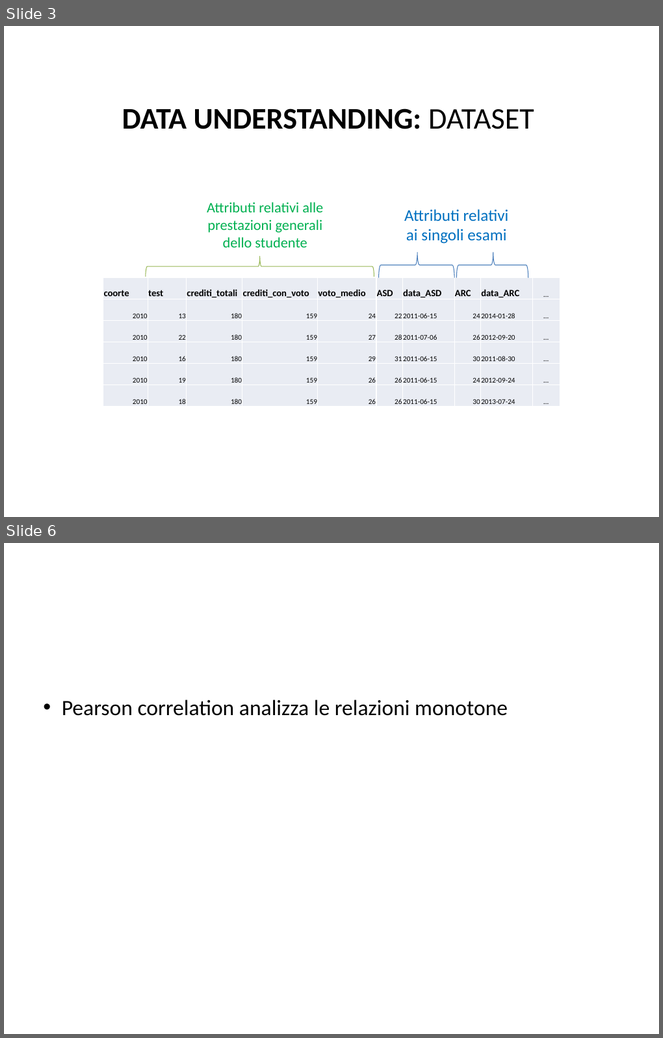
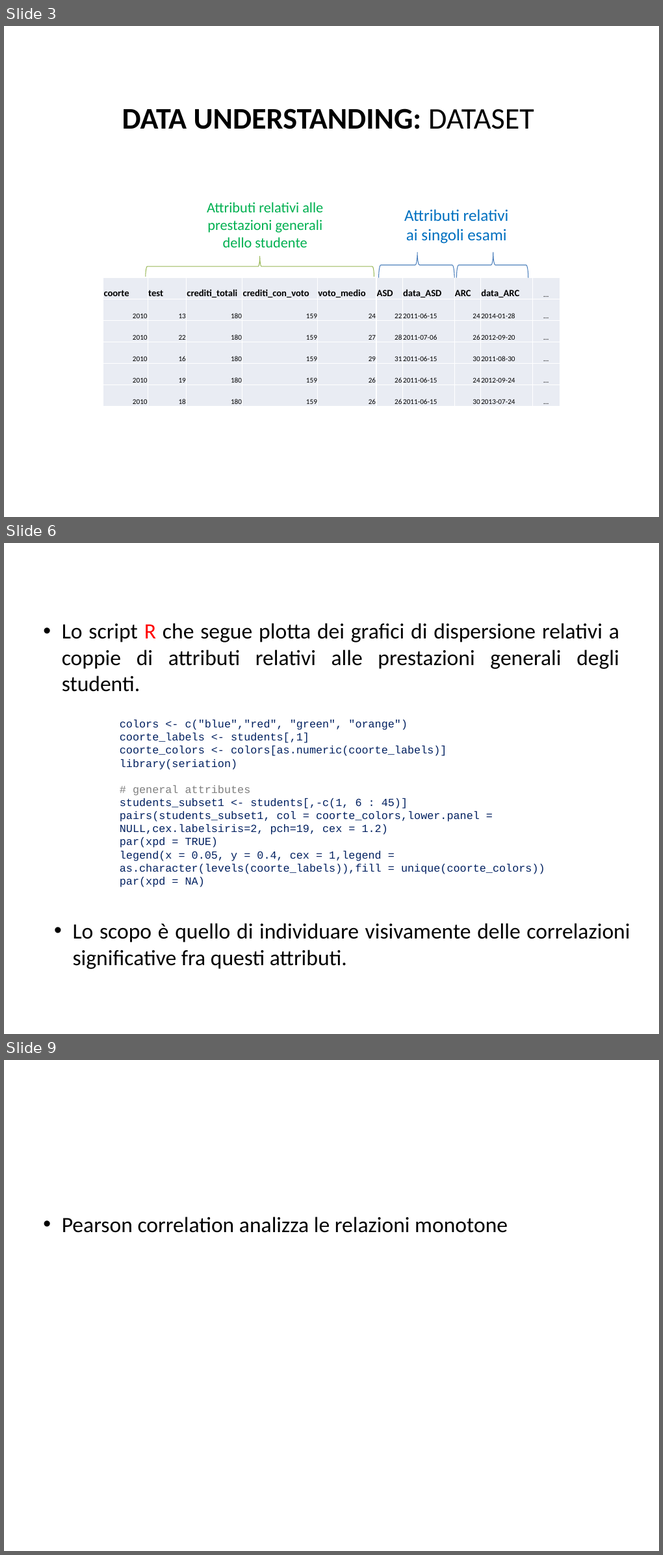
Before and after one commit to BlacknDecker/unifi, a slide deck: relazione.pptx. Shown one above the other, each under a label of ours: slides 3 and 6 before the commit, slides 3, 6 and 9 after it; the slides between them are not shown. The pictures are 663x1038 and 663x1555 pixels, drawn with LibreOffice and Linux fonts; fonts in the diff are those of the drawing; background and template pictures are left out. Boxes give left, top, right and bottom in pixels: in the first picture for what was removed or moved away, otherwise in the second. Text is boxed around its words. In the diff, an @@ line names an element or a change of style, - is before the commit and + after.

```diff
--- a/relazione.pptx
+++ b/relazione.pptx
@@ slide 6 added at (x1=4, y1=543, x2=659, y2=1034), background #FFFFFF @@
@@ text added at (x1=62, y1=623, x2=620, y2=692), 24 pt, text #000000 @@
+• Lo script R che segue plotta dei grafici di dispersione relativi a coppie di attributi relativi alle prestazioni generali degli studenti.
@@ text added at (x1=378, y1=650, x2=561, y2=669), 24 pt, text #FFFFFF @@
+DATA UNDERSTANDING: PRESTAZIONI GENERALI
@@ text added at (x1=120, y1=720, x2=545, y2=887), 12 pt, text #002060 @@
+colors <- c("blue","red", "green", "orange")
+coorte_labels <- students[,1]
+coorte_colors <- colors[as.numeric(coorte_labels)]
+library(seriation)
+# general attributes
+students_subset1 <- students[,-c(1, 6 : 45)]
+pairs(students_subset1, col = coorte_colors,lower.panel = NULL,cex.labelsiris=2, pch=19, cex = 1.2)
+par(xpd = TRUE)
+legend(x = 0.05, y = 0.4, cex = 1,legend = as.character(levels(coorte_labels)),fill = unique(coorte_colors))
+par(xpd = NA)
@@ text added at (x1=73, y1=923, x2=630, y2=969), 24 pt, text #000000 @@
+• Lo scopo è quello di individuare visivamente delle correlazioni significative fra questi attributi.
@@ what was slide 6 is now slide 9 @@
```
Also in this commit, not shown: 2 slides changed, 2 other slides added.
